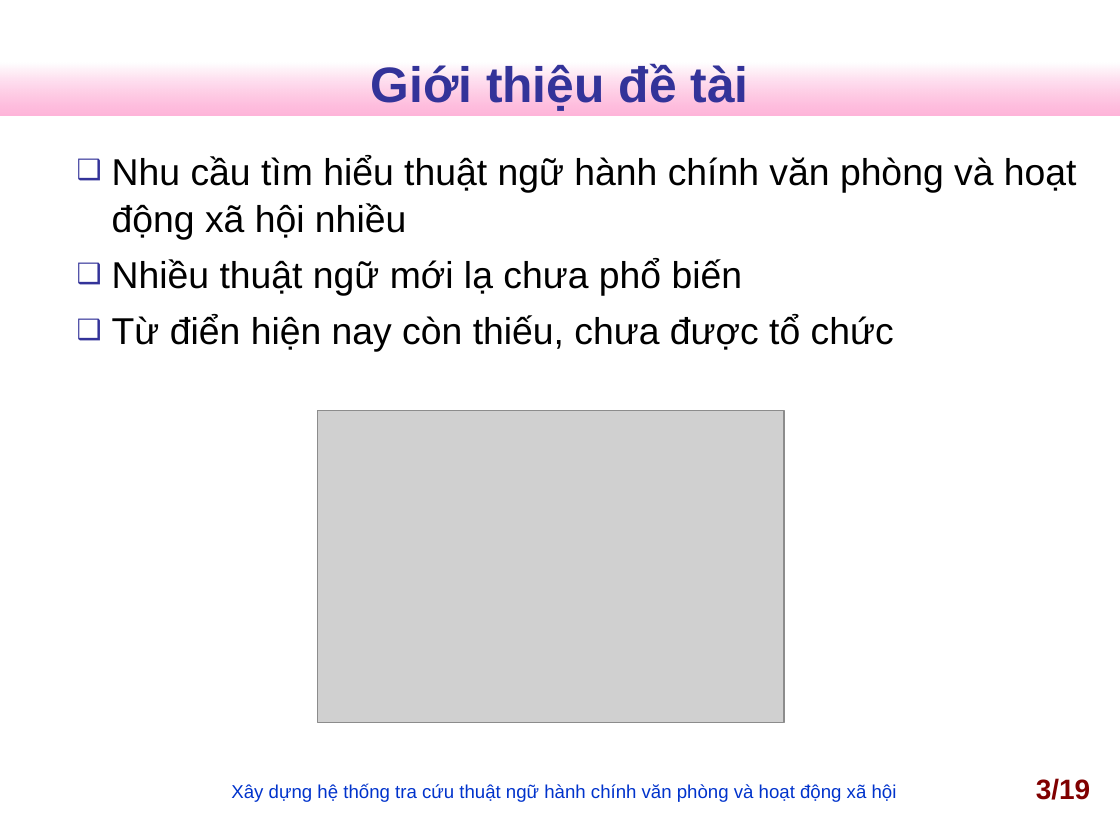
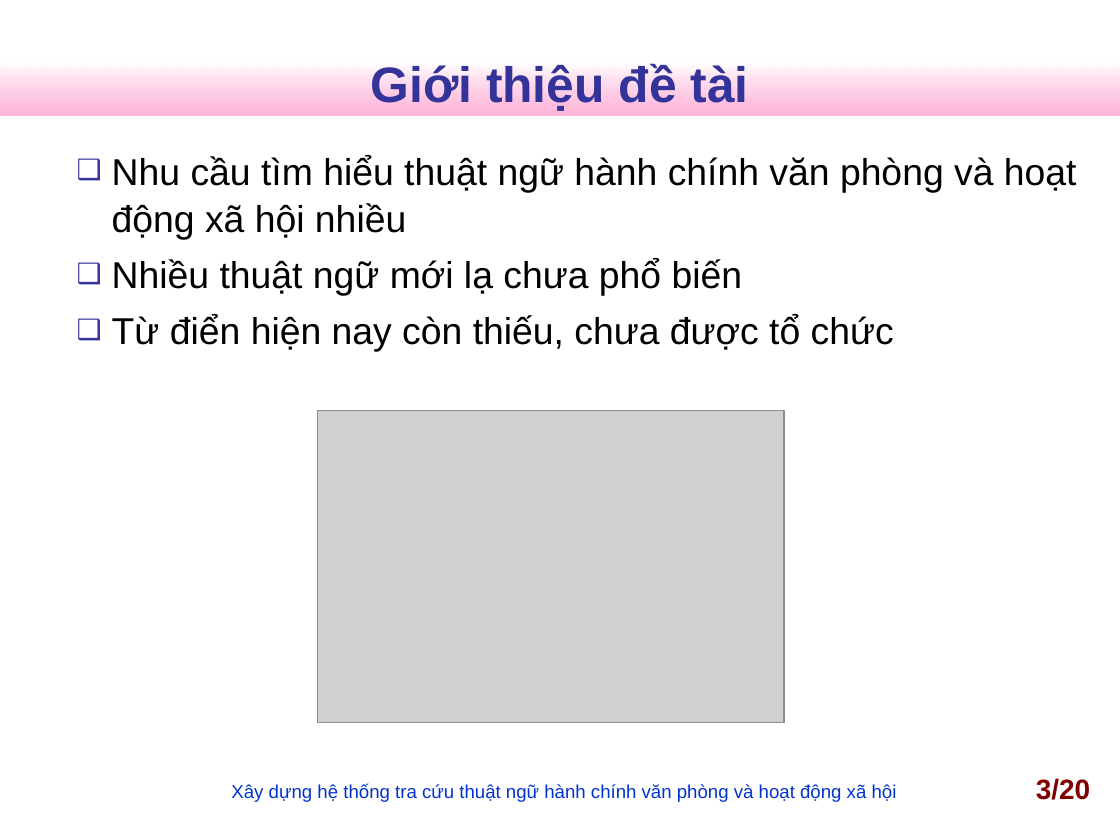
Before and after one commit to nguyentk90/tra-cuu-thuat-ngu-hanh-chinh, a slide deck: slide 3 of Documents/slideN2013.ppt. Drawn at 1120x840 pixels with LibreOffice and Linux fonts; fonts in the diff are those of the drawing; grey boxes stand for pictures; background and template pictures are left out. Boxes give left, top, right and bottom in pixels: in the first picture for what was removed or moved away, otherwise in the second. Text is boxed around its words. In the diff, an @@ line names an element or a change of style, - is before the commit and + after.

```diff
--- a/Documents/slideN2013.ppt
+++ b/Documents/slideN2013.ppt
@@ text at <box>1036,778,1090,800</box>: text changed @@
-3/19
+3/20
```
Also in this commit, not shown: 12 other slides changed, 1 slide added, 2 other files.
